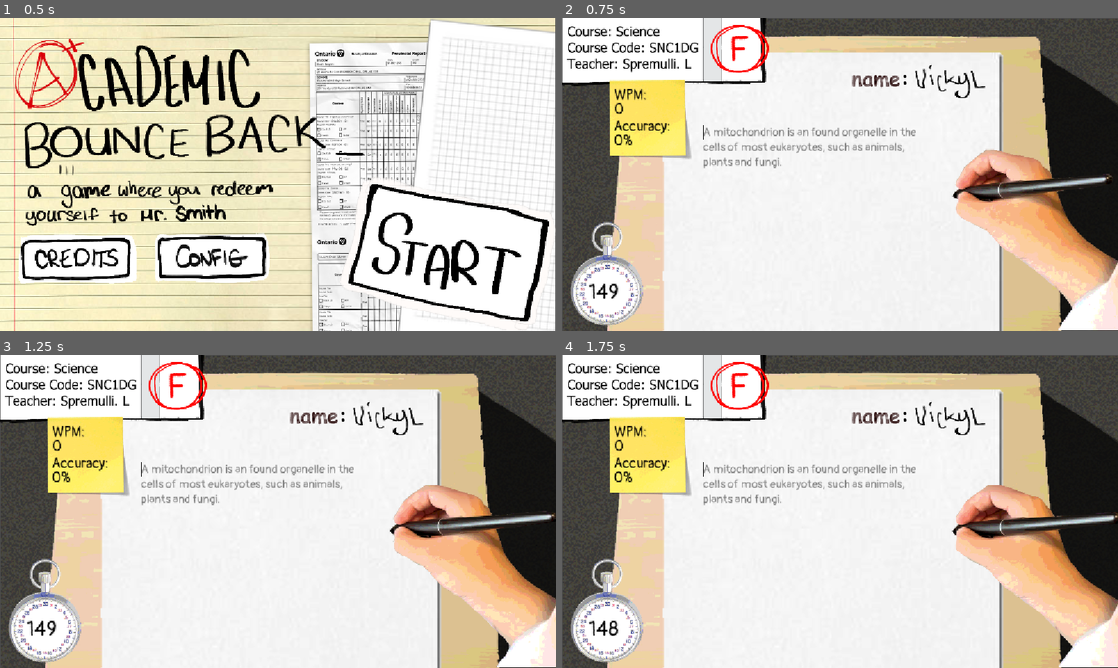
Above: before the commit, frames 1-4 (two rows, left to right).
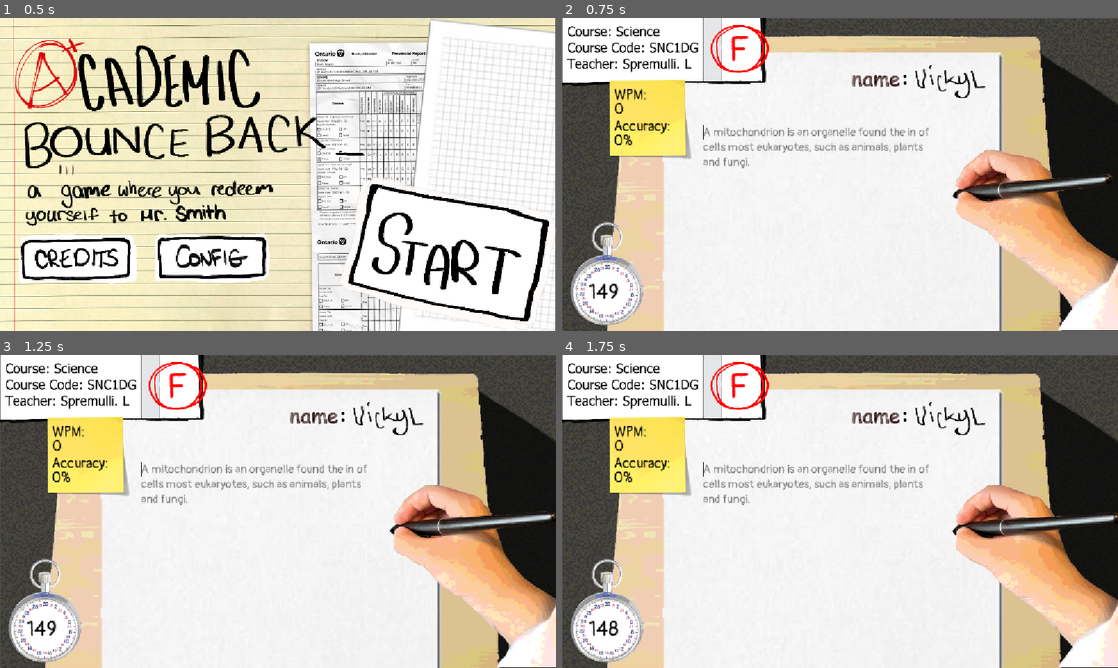
Above: after the commit, the same moments.

Repository: Vick-St3r/haven-keyboard
Game: Godot game, scene res://scenes/background.tscn
Two runs of this game, one before a commit and one after it. Both use one fixed random seed, a clock stepped at 60 frames per second and the inputs below.
Inputs (mouse positions are in pixels of both pictures, inside the frame that each line leads up to):
- Up to frame 1 (0.5 s): no input
- Up to frame 2 (0.75 s): tap Enter at 0.5, 0.6 s; move the mouse to (1012, 252) at 0.52 s; click (1012, 252) at 0.67 s
- Up to frame 3 (1.25 s): no input
- Up to frame 4 (1.75 s): move the mouse to (823, 536) at 1.27 s; tap Keypad Enter at 1.35 s; click (823, 536) at 1.42 s

Frame 1 is identical in both runs. In frame 2, 0.9% of the frame differs, in the area x 25-66%, y 34-48%; in frame 3, 0.9%; in frame 4, 0.9%.

Commit message:
Make text scrambling more fair

Diff:
--- a/scripts/main_game.gd
+++ b/scripts/main_game.gd
@@ -90,9 +90,14 @@
 
 func scrambleText(text):
 	var words = text.split(" ", false)
-	for i in words.size() - 1:
-		if randi_range(0, 9) == 0:
-			words = swapAtIndex(words, i)
+	var num_swaps = roundi(words.size() / 10.0)
+	var indices = range(0, words.size() - 1)
+	indices.shuffle()
+	var swap_indices = indices.slice(0, num_swaps)
+	swap_indices.sort()
+	print(swap_indices)
+	for i in swap_indices:
+		words = swapAtIndex(words, i)
 	return " ".join(words)
 
 func swapAtIndex(arr, index):
